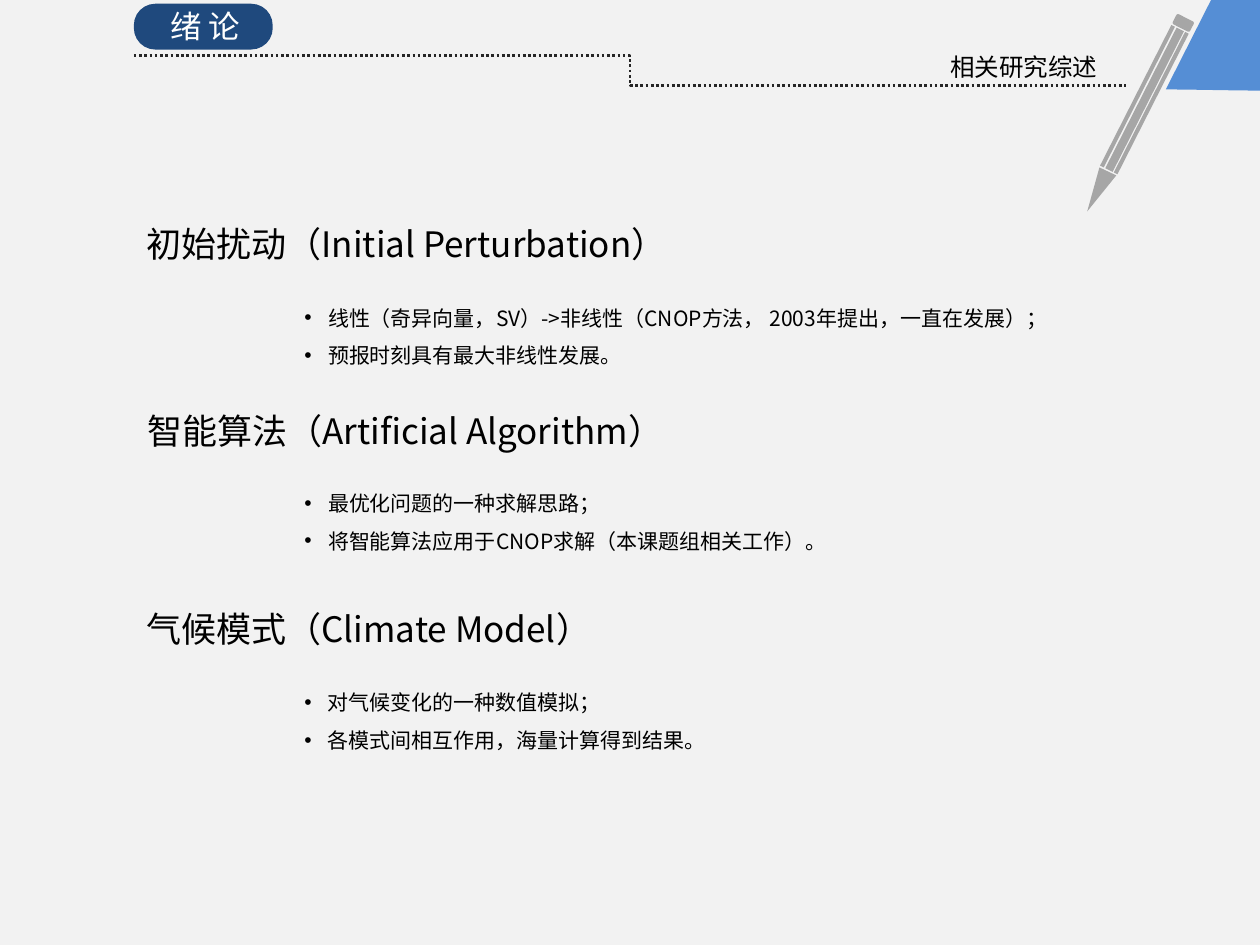
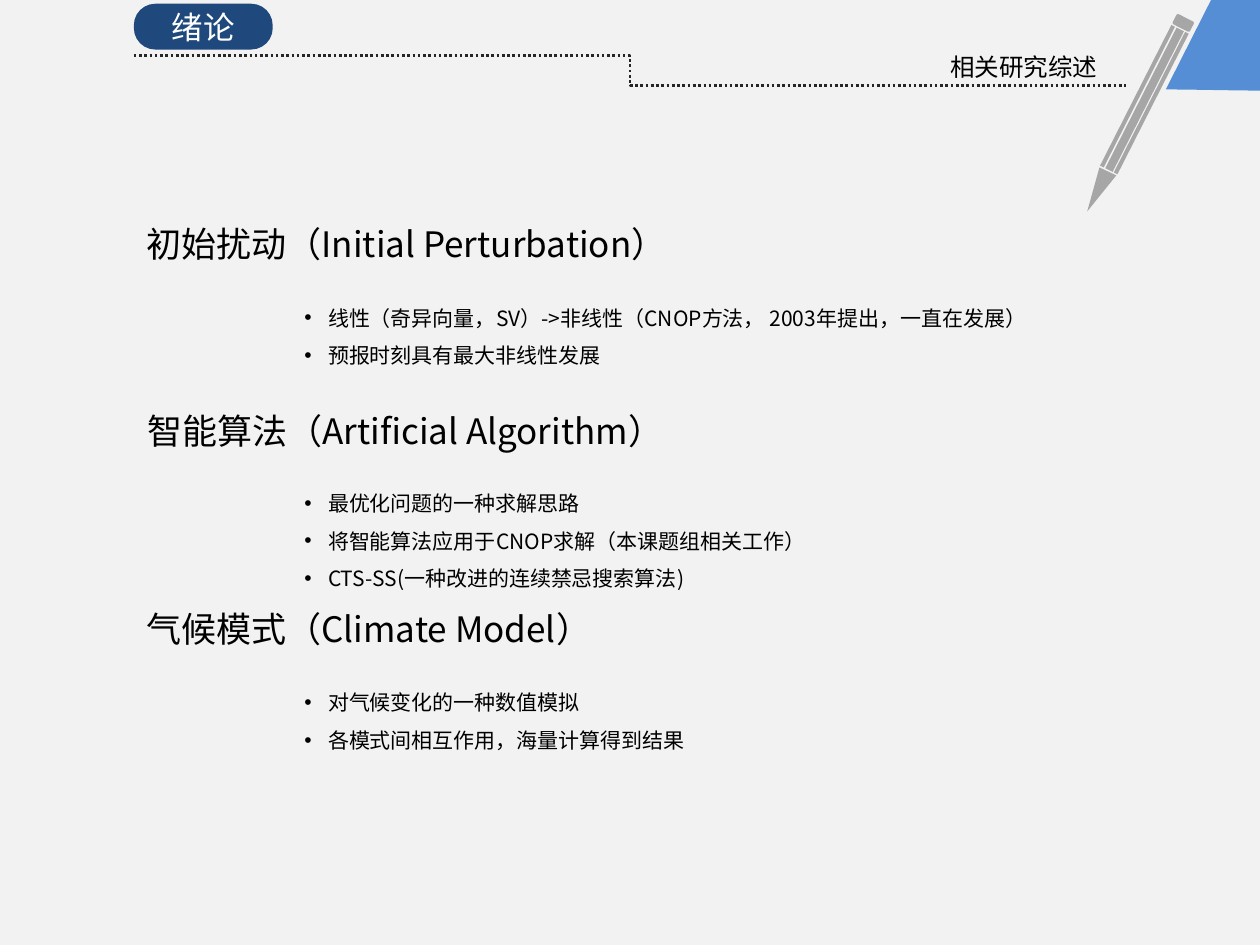
Before and after one commit to KrisCheng/GraduationDesign, a slide deck: slide 5 of FinalPaper/毕业答辩.pptx. Drawn at 1260x945 pixels with LibreOffice and Linux fonts; fonts in the diff are those of the drawing. Boxes give left, top, right and bottom in pixels: in the first picture for what was removed or moved away, otherwise in the second. Text is boxed around its words. In the diff, an @@ line names an element or a change of style, - is before the commit and + after.

```diff
--- a/FinalPaper/毕业答辩.pptx
+++ b/FinalPaper/毕业答辩.pptx
@@ text removed at bbox=[170, 11, 241, 41] @@
-绪 论
@@ text in rounded rectangle at bbox=[172, 12, 235, 42]: text added @@
+绪论
@@ text at bbox=[328, 308, 1026, 365]: text changed @@
-• 线性（奇异向量，SV）->非线性（CNOP方法， 2003年提出，一直在发展）；
-• 预报时刻具有最大非线性发展。
+• 线性（奇异向量，SV）->非线性（CNOP方法， 2003年提出，一直在发展）
+• 预报时刻具有最大非线性发展
@@ text at bbox=[328, 493, 805, 590]: text changed @@
-• 最优化问题的一种求解思路；
-• 将智能算法应用于CNOP求解（本课题组相关工作）。
+• 最优化问题的一种求解思路
+• 将智能算法应用于CNOP求解（本课题组相关工作）
+• CTS-SS(一种改进的连续禁忌搜索算法)
@@ text at bbox=[328, 692, 685, 750]: text changed @@
-• 对气候变化的一种数值模拟；
-• 各模式间相互作用，海量计算得到结果。
+• 对气候变化的一种数值模拟
+• 各模式间相互作用，海量计算得到结果
```
Also in this commit, not shown: 11 other slides changed, 5 slides added, 11 slides removed, 1 other file.
